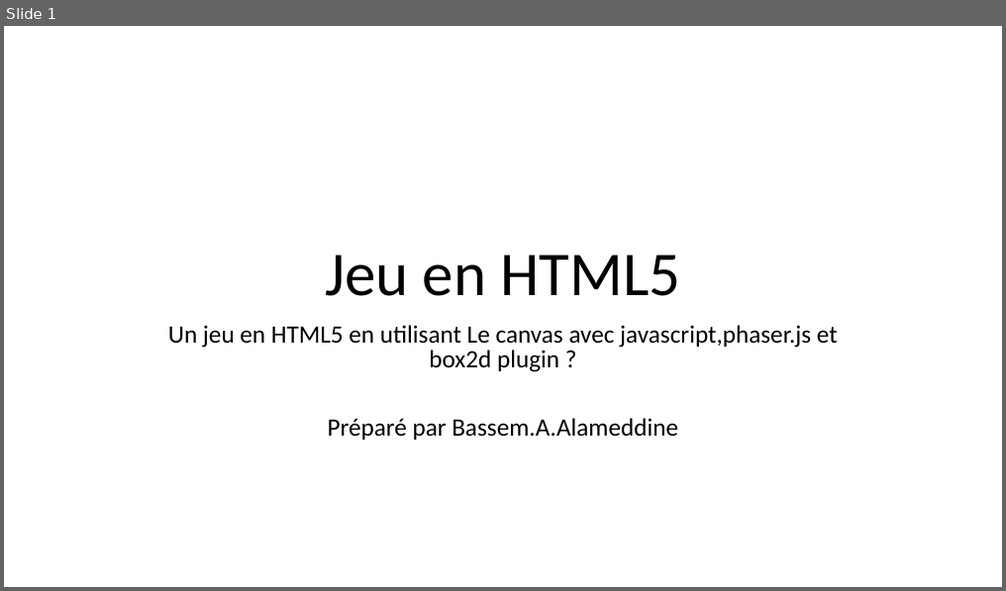
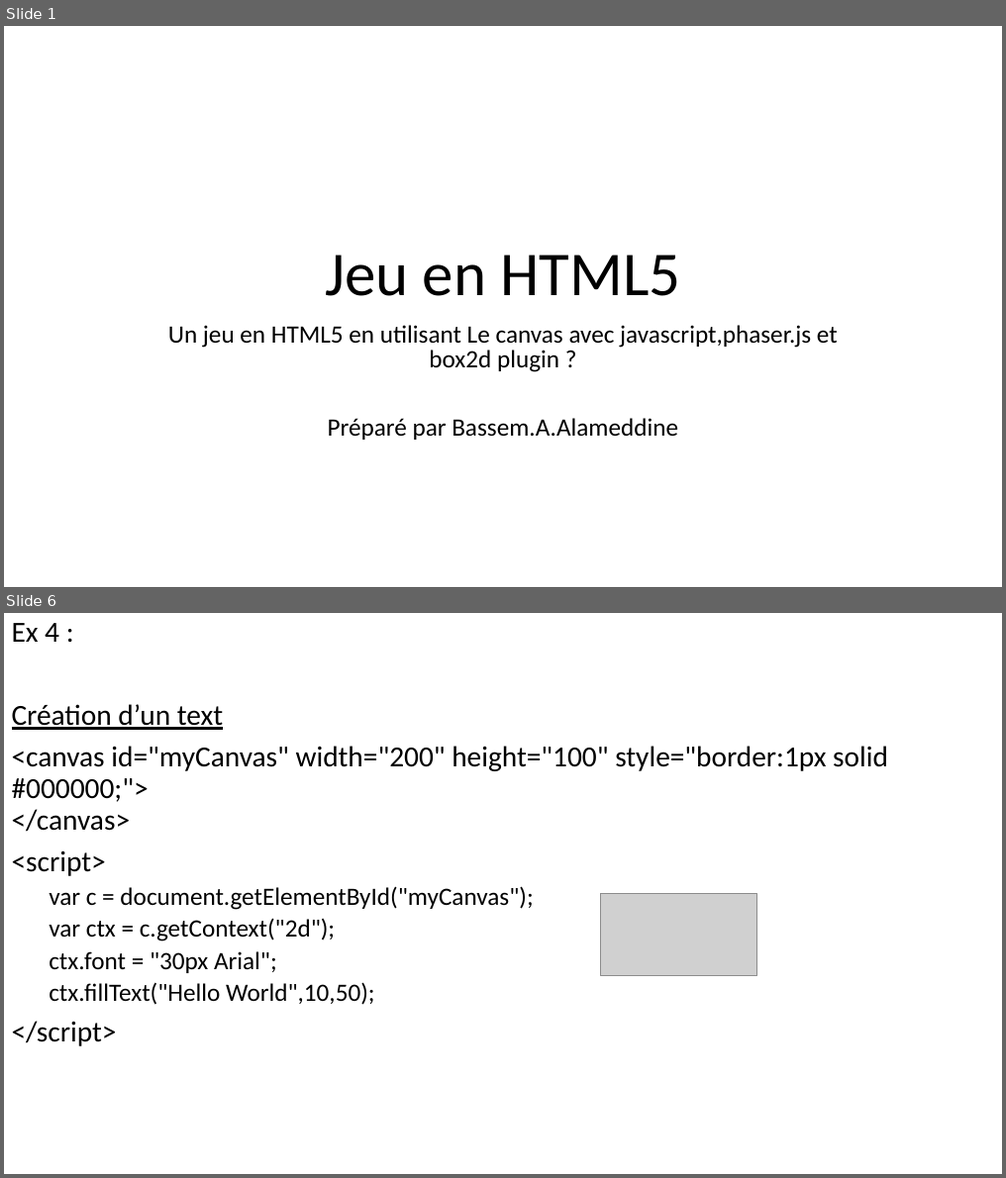
Before and after one commit to balamddine/NewHtml5, a slide deck: CanvasGame/Un jeu en canvas.pptx. Shown one above the other, each under a label of ours: slide 1 before the commit, slides 1 and 6 after it; the slides between them are not shown. The pictures are 1006x591 and 1006x1178 pixels, drawn with LibreOffice and Linux fonts; fonts in the diff are those of the drawing; grey boxes stand for pictures. Boxes give left, top, right and bottom in pixels: in the first picture for what was removed or moved away, otherwise in the second. Text is boxed around its words. In the diff, an @@ line names an element or a change of style, - is before the commit and + after.

```diff
--- a/CanvasGame/Un jeu en canvas.pptx
+++ b/CanvasGame/Un jeu en canvas.pptx
@@ slide 6 added at (x1=4, y1=613, x2=1002, y2=1174), background #FFFFFF @@
@@ text added at (x1=12, y1=623, x2=888, y2=1047), 28 pt, text #000000 @@
+Ex 4 :
+Création d’un text
+<canvas id="myCanvas" width="200" height="100" style="border:1px solid #000000;">
+</canvas>
+<script>
+  var c = document.getElementById("myCanvas");
+  var ctx = c.getContext("2d");
+  ctx.font = "30px Arial";
+  ctx.fillText("Hello World",10,50);
+</script>
@@ picture added at (x1=601, y1=894, x2=757, y2=975) @@
```
Also in this commit, not shown: 7 other slides added, 6 other files.
